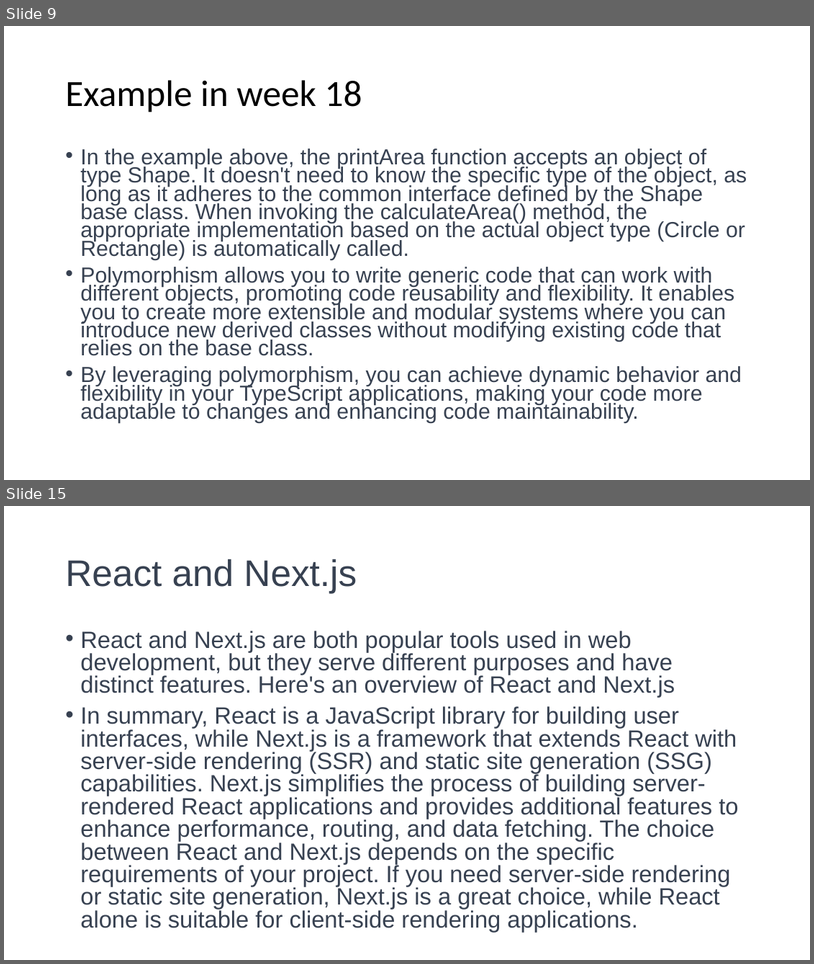
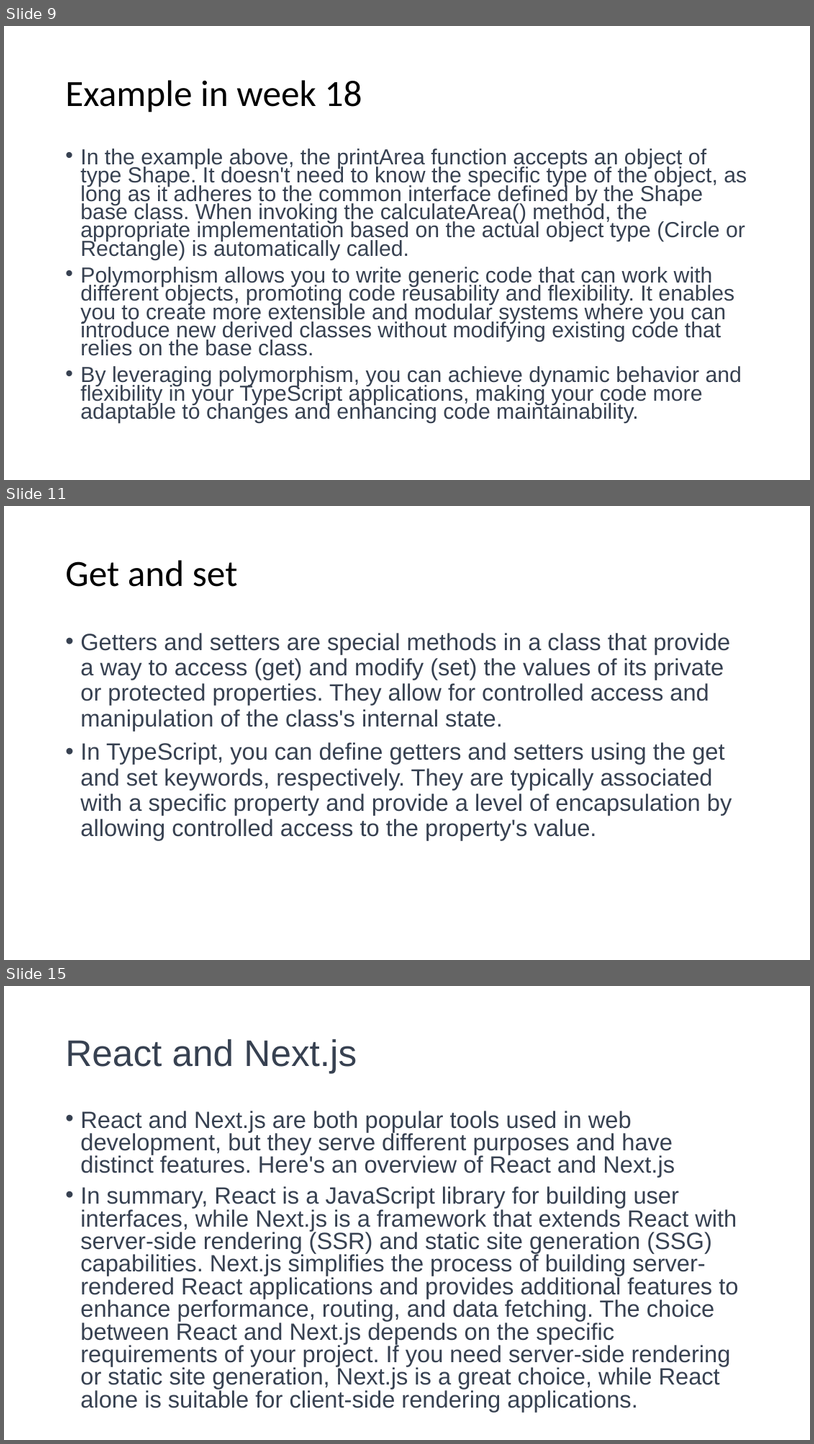
Before and after one commit to 1shaked/full-stack, a slide deck: 19ass/19ass.pptx. Shown one above the other, each under a label of ours: slides 9 and 15 before the commit, slides 9, 11 and 15 after it; the slides between them are not shown. The pictures are 814x964 and 814x1444 pixels, drawn with LibreOffice and Linux fonts; fonts in the diff are those of the drawing. Boxes give left, top, right and bottom in pixels: in the first picture for what was removed or moved away, otherwise in the second. Text is boxed around its words. In the diff, an @@ line names an element or a change of style, - is before the commit and + after.

```diff
--- a/19ass/19ass.pptx
+++ b/19ass/19ass.pptx
@@ slide 11 added at bbox=[4, 506, 810, 960], background #FFFFFF @@
@@ title added at bbox=[65, 560, 238, 587], 44 pt, text #000000 @@
+Get and set
@@ text added at bbox=[80, 633, 732, 840], 28 pt, text #374151 @@
+• Getters and setters are special methods in a class that provide a way to access (get) and modify (set) the values of its private or protected properties. They allow for controlled access and manipulation of the class's internal state.
+• In TypeScript, you can define getters and setters using the get and set keywords, respectively. They are typically associated with a specific property and provide a level of encapsulation by allowing controlled access to the property's value.
```
Also in this commit, not shown: 2 other slides added, 3 slides removed, 8 other files.
